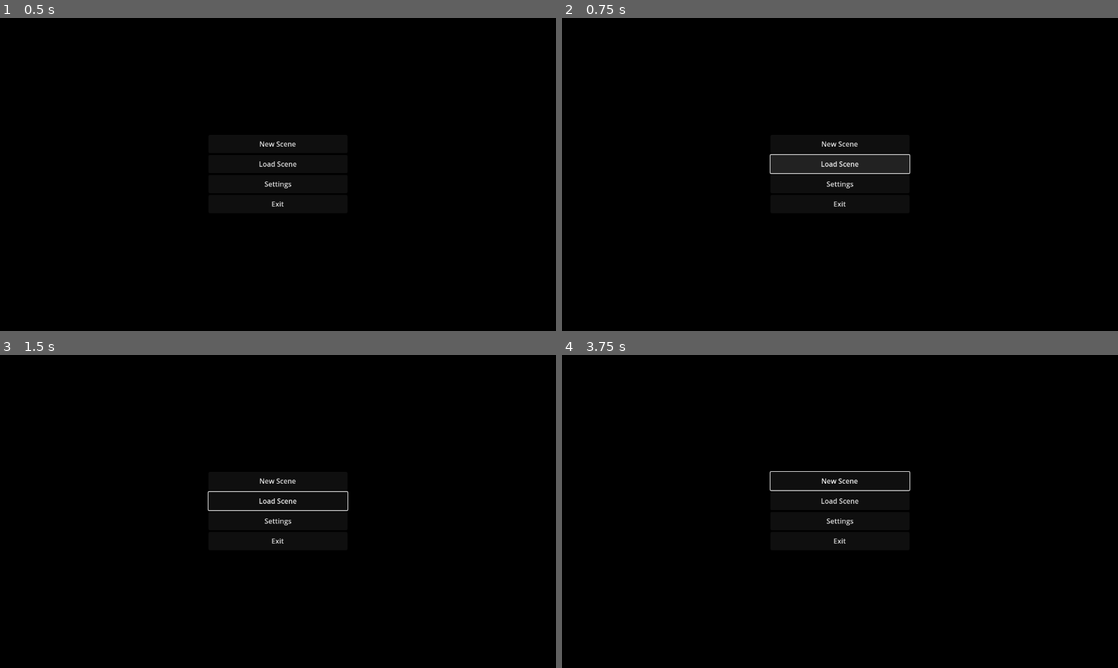
Above: before the commit, frames 1-4 (two rows, left to right).
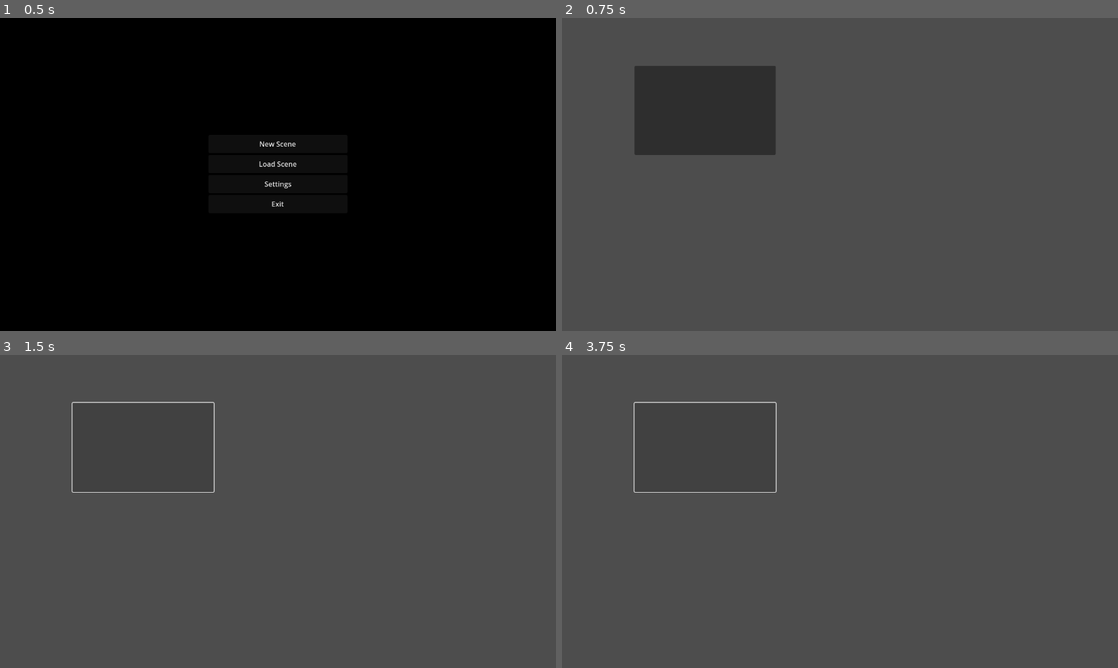
Above: after the commit, the same moments.

Repository: MapcrafterTactics/MapCrafter-Tactics
Game: Godot game, scene res://Menu.tscn
The game is run twice, just before and just after one commit, with the same random seed, the same clock (stepped at 60 frames per second) and the same inputs. This scene is started directly instead of the project's main scene. Video files are missing from this copy of the repository; at most half a second of black plays in their place.
Inputs (mouse positions are in pixels of both pictures, inside the frame that each line leads up to):
- Up to frame 1 (0.5 s): no input
- Up to frame 2 (0.75 s): click "Load Scene" at 0.5 s
- Up to frame 3 (1.5 s): click (144, 448) at 1.27 s
- Up to frame 4 (3.75 s): click (840, 480) at 2 s, where only the run before the commit has a clickable "New Scene"; click (840, 480) at 2.75 s, where only the run before the commit has a clickable "New Scene"; click (706, 448) at 3.52 s

Frame 1 is identical in both runs. In frame 2, 100% of the frame differs, in the area x 0-100%, y 0-100%; in frame 3, 100%; in frame 4, 100%.

Commit message:
All buttons work

Diff:
--- a/map-crafter-tactics/Saved scenes.tscn
+++ b/map-crafter-tactics/Saved scenes.tscn
@@ -1,3 +1,9 @@
 [gd_scene format=3 uid="uid://dtuvtmr6gbdjo"]
 
 [node name="Node2D" type="Node2D"]
+
+[node name="Button" type="Button" parent="."]
+offset_left = 167.0
+offset_top = 110.0
+offset_right = 492.0
+offset_bottom = 315.0
--- /dev/null
+++ b/map-crafter-tactics/Settings.tscn
@@ -0,0 +1,16 @@
+[gd_scene format=3 uid="uid://by6a0y26pp5sp"]
+
+[node name="Control" type="Control"]
+layout_mode = 3
+anchors_preset = 15
+anchor_right = 1.0
+anchor_bottom = 1.0
+grow_horizontal = 2
+grow_vertical = 2
+
+[node name="Button" type="Button" parent="."]
+layout_mode = 0
+offset_left = 582.0
+offset_top = 71.0
+offset_right = 1102.0
+offset_bottom = 323.0
--- a/map-crafter-tactics/menu.gd
+++ b/map-crafter-tactics/menu.gd
@@ -1,7 +1,19 @@
 extends Control
 
 func _ready():
+	$ButtonsContainer/NewSceneButton.pressed.connect(_on_new_scene_pressed)
+	$ButtonsContainer/LoadSceneButton.pressed.connect(_on_load_scene_pressed)
+	$ButtonsContainer/SettingsButton.pressed.connect(_on_settings_pressed)
 	$ButtonsContainer/ExitButton.pressed.connect(_on_exit_pressed)
+
+func _on_new_scene_pressed():
+	get_tree().change_scene_to_file("res://Editor.tscn")
+
+func _on_load_scene_pressed():
+	get_tree().change_scene_to_file("res://Saved scenes.tscn")
+
+func _on_settings_pressed():
+	get_tree().change_scene_to_file("res://Settings.tscn")
 
 func _on_exit_pressed():
 	get_tree().quit()
Not shown: 1 places in map-crafter-tactics/Test.tscn that only renumber resources
